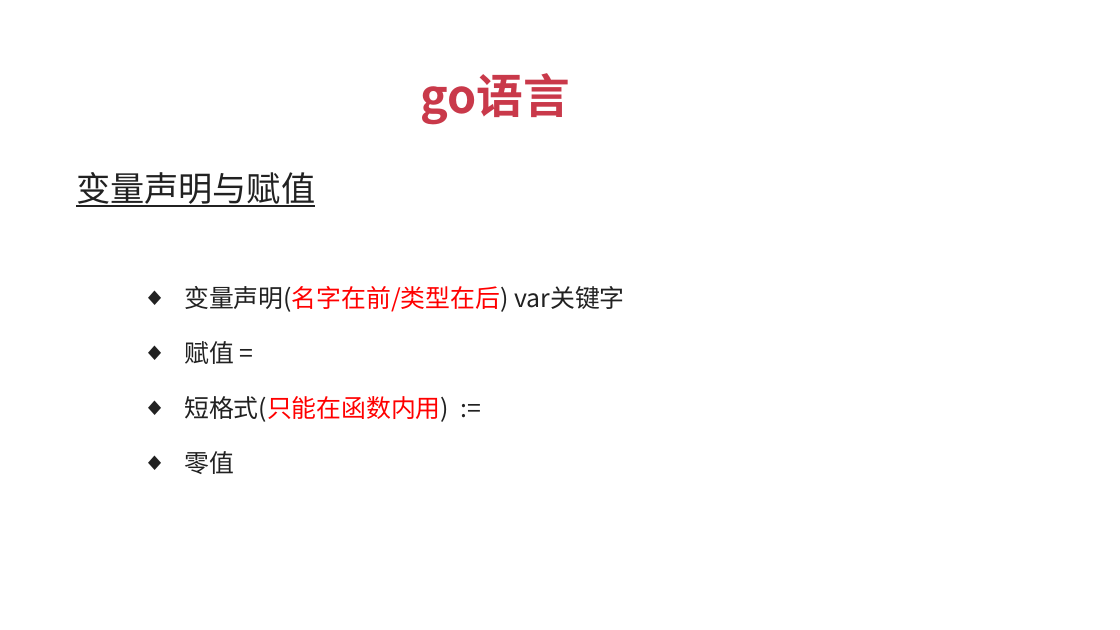
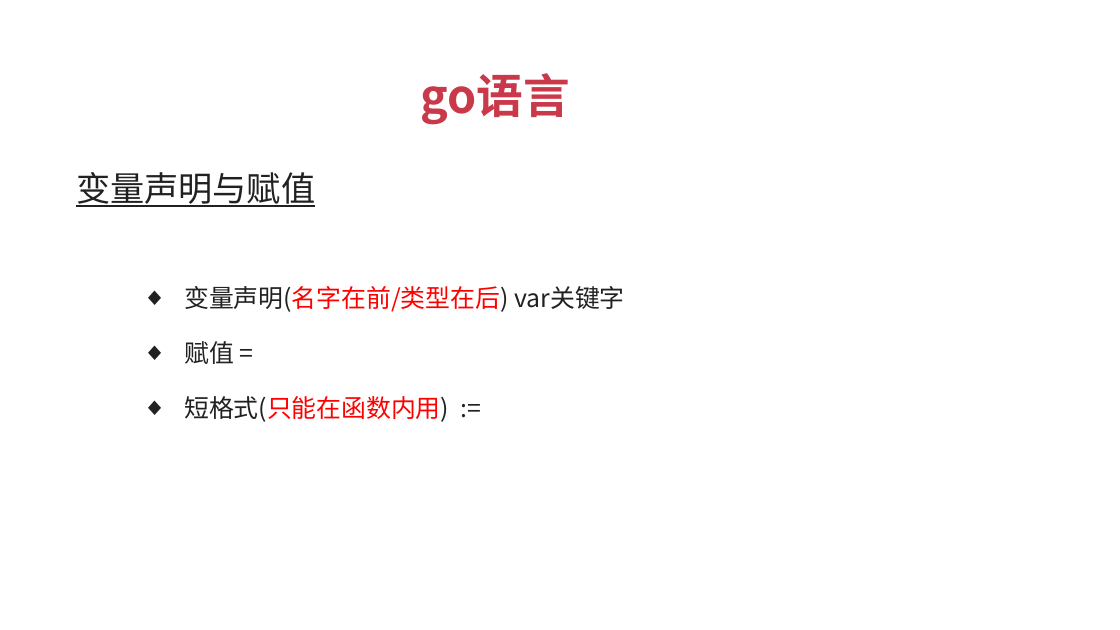
Before and after one commit to xuqiang76/golang, a slide deck: slide 13 of tuling/go语言_傻大猫.pptx. Drawn at 1120x630 pixels with LibreOffice and Linux fonts; fonts in the diff are those of the drawing. Boxes give left, top, right and bottom in pixels: in the first picture for what was removed or moved away, otherwise in the second. Text is boxed around its words. In the diff, an @@ line names an element or a change of style, - is before the commit and + after.

```diff
--- a/tuling/go语言_傻大猫.pptx
+++ b/tuling/go语言_傻大猫.pptx
@@ text removed at bbox=[184, 451, 234, 474] @@
-  ◆ 零值
```
Also in this commit, not shown: 2 other slides changed, 4 other files.
